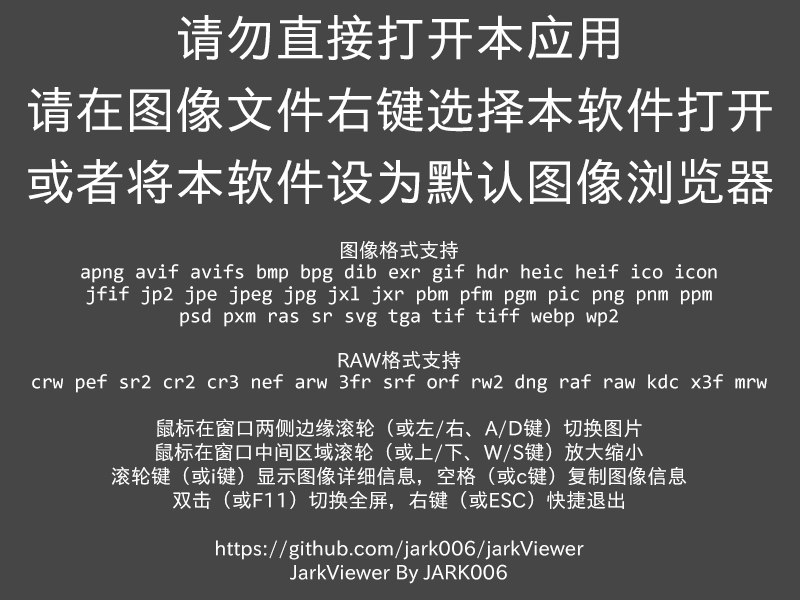
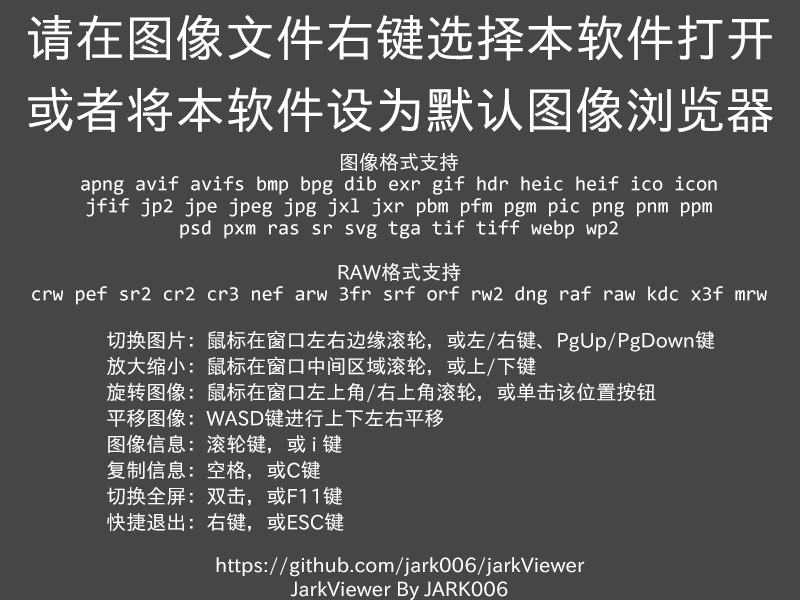
Layers edited between the first and the second (800, 600) image:
renamed "请勿直接打开本应用 请在图像文件右键选择本软件打开 或者将本软件设为默认图像浏览器" to "请在图像文件右键选择本软件打开 或者将本软件设为默认图像浏览器", moved it above "图像格式支持 apng avif avifs bmp bpg dib exr gif hdr heic heif ico ic", painted on it over bbox(28, 14, 773, 205)
painted on "图像格式支持 apng avif avifs bmp bpg dib exr gif hdr heic heif ico ic" over bbox(32, 152, 767, 584)
added layer "切换图片：鼠标在窗口左右边缘滚轮，或左/右键、PgUp/PgDown键 放大缩小：鼠标在窗口中间区域滚轮，或上/下键 旋转图像" above "https://github.com/jark006/jarkViewer JarkViewer By JARK006" over bbox(107, 330, 714, 532)
added layer "https://github.com/jark006/jarkViewer JarkViewer By JARK006" above "图层 2" over bbox(216, 557, 585, 600)
